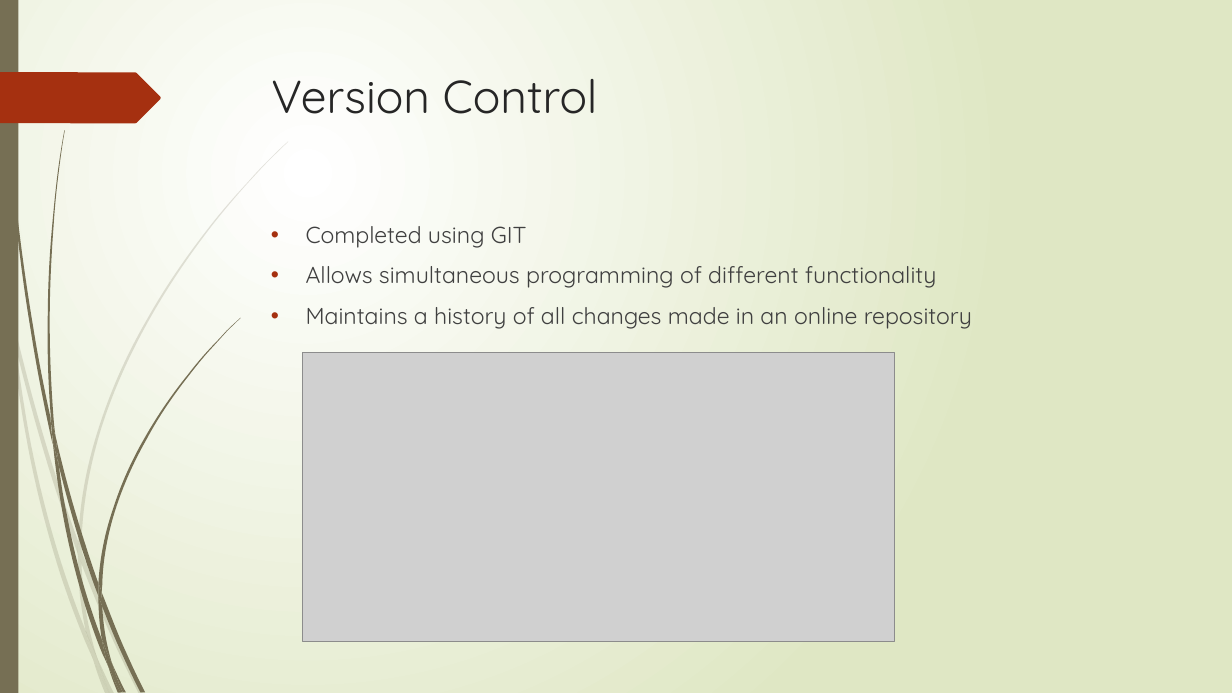
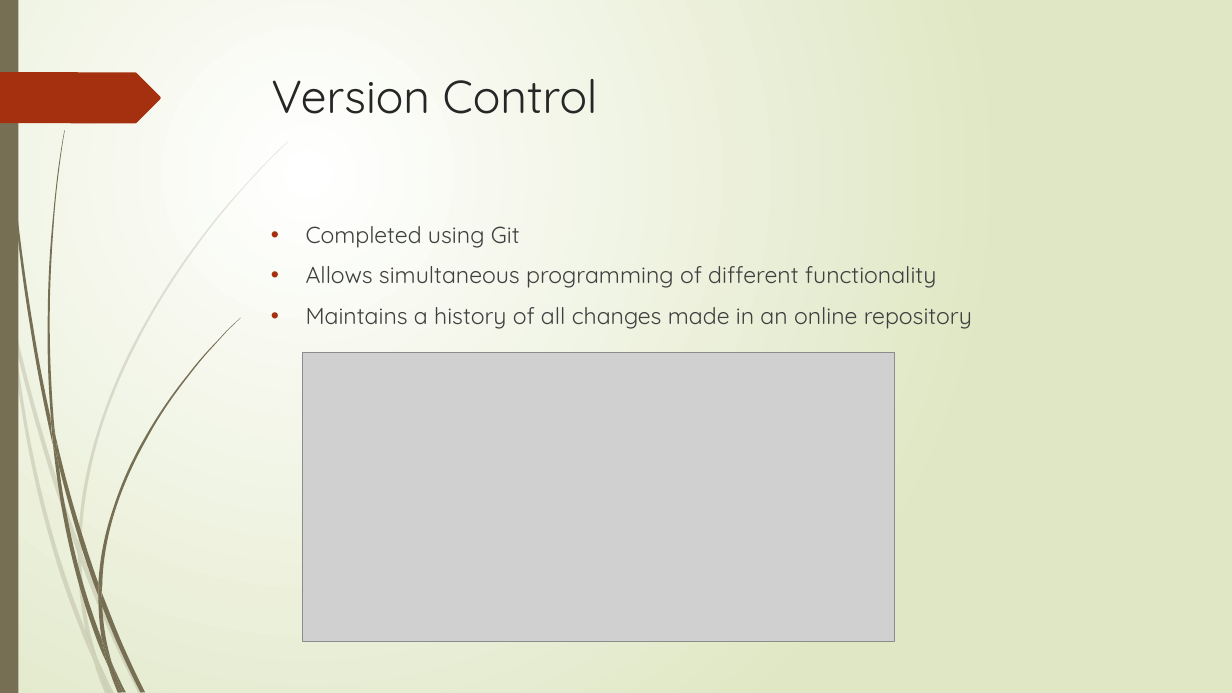
Before and after one commit to nhcha6/MersProject, a slide deck: slide 7 of MersProject/LabMeetingPresentation.pptx. Drawn at 1232x693 pixels with LibreOffice and Linux fonts; fonts in the diff are those of the drawing; grey boxes stand for pictures. Boxes give left, top, right and bottom in pixels: in the first picture for what was removed or moved away, otherwise in the second. Text is boxed around its words. In the diff, an @@ line names an element or a change of style, - is before the commit and + after.

```diff
--- a/MersProject/LabMeetingPresentation.pptx
+++ b/MersProject/LabMeetingPresentation.pptx
@@ text at [306, 226, 520, 248]: text changed @@
-• Completed using GIT
+• Completed using Git
```
Also in this commit, not shown: 8 other slides changed, 1 other file.
